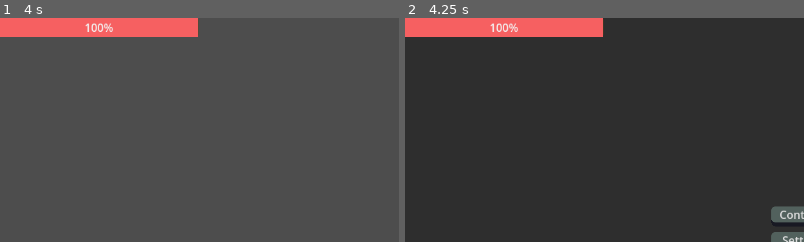
Above: before the commit, frames 1-2 (left to right).
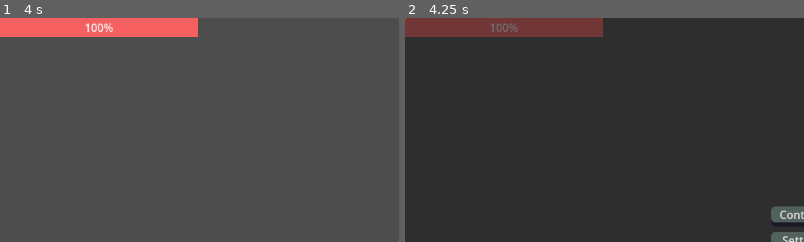
Above: after the commit, the same moments.

Repository: manschko/Knusper-Amigos
Game: Godot game, scene res://player/player.tscn
Same seed, same stepped clock (60 frames per second), same inputs: the game is played once before the commit and once after it. Before the commit the project starts from res://player_controller/3d/player.tscn.
Inputs (mouse positions are % of the whole screen's width and height, from its top left):
- Up to frame 1 (4 s): tap Enter at 0.5, 2, 3.5 s; move the mouse to (55, 50) at 0.52 s; hold Shift (sprint) 0.53-1.28 s; hold W (moving_forward) from 0.53 s (still down); tap Space (jump) at 0.77, 1.07, 1.25, 1.52, 1.55, 1.82, 2.1, 2.75, 3.02, 3.32, 3.77, 3.8 s; click (55, 50) at 0.8 s; move the mouse to (45, 50) at 1.27 s; click (45, 50) at 1.35 s; move the mouse to (52, 48) at 2.02 s; hold Shift (sprint) 2.03-2.78 s; move the mouse to (49, 52) at 2.77 s; tap Shift (sprint) at 2.85 s; click (49, 52) at 3.05 s; move the mouse to (57, 51) at 3.52 s; click (57, 51) at 3.6 s
- Up to frame 2 (4.25 s): keep holding W (moving_forward); tap Space (jump) at 4.07 s; tap Escape (ui_cancel) at 4.15 s
The pictures show only the part of the screen within x 0-50%, y 0-50%; the shares and areas given below are measured in that part.

Frame 1 is identical in both runs. In frame 2, 4.2% of the frame differs, in the area x 0-50%, y 0-9%.
Error after the commit: Cannot call method 'instantiate' on a null value. (res://player/player.gd:59)

Commit message:
feat: restrucur

Diff:
--- a/incremental/hud.tscn
+++ b/incremental/hud.tscn
@@ -71,8 +71,6 @@
 layout_mode = 2
 text = "Buy Speed"
 
-[node name="pauseMenu" parent="." unique_id=428125992 instance=ExtResource("3_sab5r")]
-
 [node name="healthBar" type="ProgressBar" parent="." unique_id=1043917419]
 offset_right = 286.0
 offset_bottom = 27.0
@@ -81,6 +79,8 @@
 value = 50.0
 script = ExtResource("4_pib85")
 
+[node name="pauseMenu" parent="." unique_id=428125992 instance=ExtResource("3_sab5r")]
+
 [connection signal="pressed" from="UpgradeDebug/VBoxContainer/add" to="crumbs" method="_on_add_pressed"]
 [connection signal="pressed" from="UpgradeDebug/VBoxContainer/remove" to="crumbs" method="_on_remove_pressed"]
 [connection signal="pressed" from="UpgradeDebug/VBoxContainer/BuyDamage" to="UpgradeDebug" method="_on_buy_damage_pressed"]
--- /dev/null
+++ b/player/TestFiield.tscn
@@ -0,0 +1,36 @@
+[gd_scene format=3 uid="uid://cytqj04fetqdk"]
+
+[ext_resource type="PackedScene" uid="uid://c3tf560egbc8g" path="res://player/player.tscn" id="1_fau70"]
+[ext_resource type="Texture2D" uid="uid://bdqbett1y1l06" path="res://prototype/kenney_prototype-textures/PNG/Dark/texture_09.png" id="2_n74t5"]
+[ext_resource type="PackedScene" uid="uid://kejqyvhe8sxh" path="res://player/projectiles/butter.tscn" id="3_i32mp"]
+
+[sub_resource type="Environment" id="Environment_n74t5"]
+background_mode = 1
+background_color = Color(0.722687, 0.815274, 1, 1)
+
+[sub_resource type="StandardMaterial3D" id="StandardMaterial3D_5f3fc"]
+albedo_texture = ExtResource("2_n74t5")
+uv1_scale = Vector3(100, 100, 100)
+
+[node name="PlayerTestField" type="Node3D" unique_id=237595271]
+
+[node name="DirectionalLight3D" type="DirectionalLight3D" parent="." unique_id=1457598361]
+transform = Transform3D(0.707107, -0.5, 0.5, 0, 0.707107, 0.707107, -0.707107, -0.5, 0.5, 0, 5.16095, 0)
+shadow_enabled = true
+
+[node name="WorldEnvironment" type="WorldEnvironment" parent="DirectionalLight3D" unique_id=1786488110]
+environment = SubResource("Environment_n74t5")
+
+[node name="CSGBox3D" type="CSGBox3D" parent="." unique_id=1616090276]
+transform = Transform3D(300, 0, 0, 0, 1, 0, 0, 0, 300, 0, 0, 0)
+use_collision = true
+material = SubResource("StandardMaterial3D_5f3fc")
+
+[node name="CSGBox3D2" type="CSGBox3D" parent="." unique_id=1224313295]
+transform = Transform3D(1, 0, 0, 0, 1, 0, 0, 0, 1, 2.53839, 1, 0)
+use_collision = true
+material = SubResource("StandardMaterial3D_5f3fc")
+
+[node name="MainPlayer" parent="." unique_id=1569197202 instance=ExtResource("1_fau70")]
+transform = Transform3D(1, 0, 0, 0, 1, 0, 0, 0, 1, 0, 1.5378692, 0)
+projectile = ExtResource("3_i32mp")
--- a/player_controller/3d/player.gd
+++ b/player/player.gd
@@ -13,8 +13,10 @@
 @export var jump_buffer_time = 0.2
 @export var jump_cut_multiplier = 0.5
 @export var speed_transition = 6.0
-@export var bobbing_amplitude = 0.1
+@export var bobbing_amplitude = 0.02
 @export var bobbing_frequency = 10.0
+@export var shot_cooldown:float = 1.0
+@export var projectile: PackedScene
 
 var stats: PlayerStats
 var current_health: float
@@ -23,6 +25,7 @@
 var coyote_timer = 0.0
 var jump_buffer_timer = 0.0
 var speed = 0.0
+var shoot_timer = shot_cooldown
 
 @onready var camera = $Camera3D
 var initial_camera_y = 0.0
@@ -34,7 +37,7 @@
 	speed = stats.walk_speed
 	health_changed.emit(current_health, stats.health)
 
-func take_damage(amount: float, originPosition : Vector3) -> void:
+func take_damage(amount: float) -> void:
 	current_health = max(current_health - amount, 0.0)
 	health_changed.emit(current_health, stats.health)
 	if current_health <= 0.0:
@@ -47,6 +50,22 @@
 # Get the gravity from the project settings to ensure consistency.
 var gravity = ProjectSettings.get_setting("physics/3d/default_gravity")
 
+func _process(delta: float) -> void:
+	handle_inputs(delta)
+
+func handle_inputs(delta: float):
+	if Input.is_action_just_pressed("shoot") and shot_cooldown <= shoot_timer:
+		shoot_timer = 0.0
+		var projectile = projectile.instantiate()
+		var force = 20
+		var direction = camera.global_basis * Vector3.FORWARD
+		projectile.position = position
+		projectile.linear_velocity = direction * force
+		get_parent().add_child(projectile)
+		print("Shoot!")
+
+	if shot_cooldown >= shoot_timer:
+		shoot_timer += delta
 # This function is called every physics frame, which is ideal for
 # handling physics-based movement
 func _physics_process(delta):
@@ -107,15 +126,15 @@
 
 	Input.is_action_just_pressed("sprint")
 	if Input.is_action_pressed("sprint"):
-		speed = lerp(speed, stats.sprint_speed, delta * speed_transition)
+		speed = lerp(speed, stats.sprint_speed, delta)
 	else:
-		speed = lerp(speed, stats.walk_speed, delta * speed_transition)
+		speed = lerp(speed, stats.walk_speed, delta)
 
 	# If there is movement input, set the horizontal velocity.
 	if direction:
 		velocity.x = direction.x * speed
 		velocity.z = direction.z * speed
-		bobbing_time += delta * bobbing_frequency
+		bobbing_time += delta * bobbing_frequency * speed
 		camera.position.y = initial_camera_y + bobbing_amplitude * sin(bobbing_time)
 	else:
 		# If there is no input, smoothly slow down the horizontal velocity.
--- /dev/null
+++ b/player/player.tscn
@@ -0,0 +1,72 @@
+[gd_scene format=3 uid="uid://c3tf560egbc8g"]
+
+[ext_resource type="Script" uid="uid://eo5d7yel47id" path="res://player/player.gd" id="1_rkbax"]
+[ext_resource type="PackedScene" uid="uid://ix00v1whpwlb" path="res://incremental/hud.tscn" id="3_rf0yd"]
+
+[sub_resource type="CapsuleShape3D" id="CapsuleShape3D_fsq37"]
+
+[sub_resource type="GDScript" id="GDScript_rf0yd"]
+script/source = "extends Camera3D
+
+@export var sensitivity = 0.2
+@export var max_pitch = 85.0
+@export var min_pitch = -85.0
+@export var invert_y = false
+
+var mouse_y_rotation = 0.0
+var mouse_x_rotation = 0.0
+
+func _ready():
+	# Lock the mouse when the game starts
+	Input.set_mouse_mode(Input.MOUSE_MODE_CAPTURED)
+	# Pick up any previously saved mouse settings right away.
+	# The \"mouse_sensitivity\" slider stores a 0-100 value; scale it so the
+	# slider's default of 50 matches this script's own default sensitivity.
+	sensitivity = SettingsManager.get_setting(\"mouse_sensitivity\", 50.0) * 0.004
+	invert_y = SettingsManager.get_setting(\"invert_mouse_y\", false)
+
+func set_mouse_sensitivity(percent: float) -> void:
+	sensitivity = percent * 0.004
+
+func set_invert_y(value: bool) -> void:
+	invert_y = value
+
+func _unhandled_input(event):
+	if event is InputEventMouseMotion:
+		# Rotate the parent node (horizontal rotation)
+		mouse_x_rotation -= event.relative.x * sensitivity
+		rotation.y = deg_to_rad(mouse_x_rotation)
+
+		# Rotate the camera node (vertical rotation)
+		var y_dir = -1.0 if invert_y else 1.0
+		mouse_y_rotation -= event.relative.y * sensitivity * y_dir
+		mouse_y_rotation = clamp(mouse_y_rotation, min_pitch, max_pitch)
+		rotation.x = deg_to_rad(mouse_y_rotation)
+
+	if event.is_action_pressed(\"ui_cancel\"): # Use a custom action for the menu
+		toggle_menu()
+
+func toggle_menu():
+	if Input.get_mouse_mode() == Input.MOUSE_MODE_CAPTURED:
+		Input.set_mouse_mode(Input.MOUSE_MODE_VISIBLE)
+	else:
+		Input.set_mouse_mode(Input.MOUSE_MODE_CAPTURED)
+"
+
+[sub_resource type="CapsuleMesh" id="CapsuleMesh_fsq37"]
+
+[node name="MainPlayer" type="CharacterBody3D" unique_id=1569197202]
+collision_layer = 2
+script = ExtResource("1_rkbax")
+
+[node name="CollisionShape3D" type="CollisionShape3D" parent="." unique_id=1700580211]
+shape = SubResource("CapsuleShape3D_fsq37")
+
+[node name="Camera3D" type="Camera3D" parent="." unique_id=1097929057]
+transform = Transform3D(1, 0, 0, 0, 1, 0, 0, 0, 1, 0, 0.399709, 0)
+script = SubResource("GDScript_rf0yd")
+
+[node name="MeshInstance3D" type="MeshInstance3D" parent="." unique_id=1904168984]
+mesh = SubResource("CapsuleMesh_fsq37")
+
+[node name="CanvasLayer" parent="." unique_id=763744515 instance=ExtResource("3_rf0yd")]
--- /dev/null
+++ b/player/projectiles/butter.gd
@@ -0,0 +1,40 @@
+extends RigidBody3D
+
+# Calibration points found by testing in the editor: the sprite's
+# rotation_degrees.z doesn't map 1:1 to the flight angle, but it is close
+# enough to linear between these two known points.
+# Flight angle 45° (up)  -> sprite z rotation 0°
+# Flight angle -45° (down) -> sprite z rotation 70°
+const ANGLE_UP_DEG := 45.0
+const ANGLE_DOWN_DEG := -45.0
+const Z_ROT_UP_DEG := 0.0
+const Z_ROT_DOWN_DEG := 70.0
+
+@onready var sprite: Sprite3D = $Sprite3D
+
+func _ready() -> void:
+	pass
+
+func _process(_delta: float) -> void:
+	var camera := get_viewport().get_camera_3d()
+	if camera == null:
+		return
+
+	# The whole body (and its CollisionShape3D child) faces the camera
+	# horizontally, same as a Y-locked billboard would.
+	var target := camera.global_position
+	target.y = global_position.y
+	if target.distance_to(global_position) > 0.001:
+		look_at(target, Vector3.UP)
+
+	# The sprite then tilts locally on top of that to reflect the flight direction.
+	var velocity := linear_velocity
+	if velocity.length() <= 0.1:
+		return
+
+	var horizontal_speed := Vector2(velocity.x, velocity.z).length()
+	var angle_deg := rad_to_deg(atan2(velocity.y, horizontal_speed))
+
+	var t := inverse_lerp(ANGLE_UP_DEG, ANGLE_DOWN_DEG, angle_deg)
+	t = clampf(t, 0.0, 1.0)
+	sprite.rotation_degrees.z = lerp(Z_ROT_UP_DEG, Z_ROT_DOWN_DEG, t)
--- /dev/null
+++ b/player/projectiles/butter.tscn
@@ -0,0 +1,18 @@
+[gd_scene format=3 uid="uid://kejqyvhe8sxh"]
+
+[ext_resource type="Script" uid="uid://dekh1r2fh3ya7" path="res://player/projectiles/butter.gd" id="1_dsh0q"]
+[ext_resource type="Texture2D" uid="uid://becjrvs1b8epv" path="res://assets/butter.png" id="2_drxui"]
+
+[sub_resource type="BoxShape3D" id="BoxShape3D_mmu5l"]
+size = Vector3(1, 0.2, 1)
+
+[node name="Butter" type="RigidBody3D" unique_id=1667415981]
+collision_layer = 4
+script = ExtResource("1_dsh0q")
+
+[node name="CollisionShape3D" type="CollisionShape3D" parent="." unique_id=2086534568]
+shape = SubResource("BoxShape3D_mmu5l")
+
+[node name="Sprite3D" type="Sprite3D" parent="." unique_id=1064221733]
+flip_h = true
+texture = ExtResource("2_drxui")
--- a/player_controller/3d/player.tscn
+++ b/player_controller/3d/player.tscn
@@ -1,16 +1,195 @@
-[gd_scene format=3 uid="uid://c3tf560egbc8g"]
-
-[ext_resource type="Script" uid="uid://eo5d7yel47id" path="res://player_controller/3d/player.gd" id="1_x2kuh"]
-[ext_resource type="Script" uid="uid://b3ma2mus12o8j" path="res://player_controller/3d/camera_3d.gd" id="2_am31l"]
+[gd_scene format=3 uid="uid://cf0dw4af5l6t5"]
+
 [ext_resource type="PackedScene" uid="uid://ix00v1whpwlb" path="res://incremental/hud.tscn" id="3_rf0yd"]
 [ext_resource type="Resource" path="res://incremental/upgrades/base_player_stats.tres" id="4_stats"]
 
+[sub_resource type="GDScript" id="GDScript_ebmhy"]
+script/source = "# The script is attached to a CharacterBody3D node.
+extends CharacterBody3D
+class_name Player
+
+signal health_changed(current: float, max_health: float)
+signal died
+
+@export var base_stats: PlayerStats
+
+# Movement feel tuning - not part of PlayerStats since these aren't upgraded.
+@export var jump_velocity = 4.5
+@export var coyote_time = 0.2
+@export var jump_buffer_time = 0.2
+@export var jump_cut_multiplier = 0.5
+@export var speed_transition = 6.0
+@export var bobbing_amplitude = 0.1
+@export var bobbing_frequency = 10.0
+
+var stats: PlayerStats
+var current_health: float
+
+var bobbing_time = 0.0
+var coyote_timer = 0.0
+var jump_buffer_timer = 0.0
+var speed = 0.0
+
+@onready var camera = $Camera3D
+var initial_camera_y = 0.0
+
+func _ready():
+	initial_camera_y = camera.position.y
+	stats = UpgradeManager.get_effective_stats(base_stats)
+	current_health = stats.health
+	speed = stats.walk_speed
+	health_changed.emit(current_health, stats.health)
+
+func take_damage(amount: float, originPosition : Vector3) -> void:
+	current_health = max(current_health - amount, 0.0)
+	health_changed.emit(current_health, stats.health)
+	if current_health <= 0.0:
+		died.emit()
+
+func heal(amount: float) -> void:
+	current_health = min(current_health + amount, stats.health)
+	health_changed.emit(current_health, stats.health)
+
+# Get the gravity from the project settings to ensure consistency.
+var gravity = ProjectSettings.get_setting(\"physics/3d/default_gravity\")
+
+# This function is called every physics frame, which is ideal for
+# handling physics-based movement
+func _physics_process(delta):
+
+	# Handle the jump input.
+	handle_jump(delta)
+	handle_movement(delta)
+
+
+
+
+func handle_jump(delta):
+
+	# Apply gravity. It's a continuous force applied to the y-velocity.
+	var current_gravity = gravity
+	if velocity.y > 0:  # Ascending
+		current_gravity = gravity * 1 - jump_cut_multiplier  # Reduce gravity
+	elif velocity.y < 0:  # Descending
+		current_gravity = gravity * 1 + jump_cut_multiplier  # Increase gravity
+	else:
+		current_gravity = gravity  # Default gravity
+
+	if not is_on_floor():
+		velocity.y -= current_gravity * delta
+		coyote_timer -= delta
+	else:
+		coyote_timer = coyote_time
+
+	# Jump buffer
+	if Input.is_action_just_pressed(\"jump\"):
+		jump_buffer_timer = jump_buffer_time
+	else:
+		jump_buffer_timer -= delta
+
+	if jump_buffer_timer > 0 and (coyote_timer > 0 or is_on_floor()):
+		velocity.y = jump_velocity
+		coyote_timer = 0
+		jump_buffer_timer = 0
+
+
+#todo stops to abruply especially in the air
+func handle_movement(delta):
+	# Get the input direction from the actions defined in the Input Map.
+	# get_vector() returns a normalized Vector2 from the four actions,
+	# making it easy to handle WASD-like input.
+	var input_dir = Input.get_vector(\"moving_left\", \"moving_right\", \"moving_forward\", \"moving_backward\")
+
+	# Calculate the 3D movement direction.
+	# `transform.basis` is used to convert the local input direction
+	# into a global direction relative to the character's rotation.
+
+	var flat_basis = camera.transform.basis
+	flat_basis.y = Vector3.ZERO
+	flat_basis.z.y = 0
+	flat_basis.x.y = 0
+	flat_basis = flat_basis.orthonormalized()  # Ensure the basis remains orthonormal
+	var direction = (flat_basis * Vector3(input_dir.x, 0, input_dir.y)).normalized()
+
+	Input.is_action_just_pressed(\"sprint\")
+	if Input.is_action_pressed(\"sprint\"):
+		speed = lerp(speed, stats.sprint_speed, delta * speed_transition)
+	else:
+		speed = lerp(speed, stats.walk_speed, delta * speed_transition)
+
+	# If there is movement input, set the horizontal velocity.
+	if direction:
+		velocity.x = direction.x * speed
+		velocity.z = direction.z * speed
+		bobbing_time += delta * bobbing_frequency
+		camera.position.y = initial_camera_y + bobbing_amplitude * sin(bobbing_time)
+	else:
+		# If there is no input, smoothly slow down the horizontal velocity.
+		velocity.x = move_toward(velocity.x, 0, speed)
+		velocity.z = move_toward(velocity.z, 0, speed)
+		bobbing_time = 0.0  # Reset bobbing when not moving
+		camera.position.y = initial_camera_y
+
+
+	# Use `move_and_slide()` to apply the final calculated velocity.
+	# This function handles collision and sliding along surfaces.
+	move_and_slide()
+"
+
 [sub_resource type="CapsuleShape3D" id="CapsuleShape3D_fsq37"]
 
+[sub_resource type="GDScript" id="GDScript_rf0yd"]
+script/source = "extends Camera3D
+
+@export var sensitivity = 0.2
+@export var max_pitch = 85.0
+@export var min_pitch = -85.0
+@export var invert_y = false
+
+var mouse_y_rotation = 0.0
+var mouse_x_rotation = 0.0
+
+func _ready():
+	# Lock the mouse when the game starts
+	Input.set_mouse_mode(Input.MOUSE_MODE_CAPTURED)
+	# Pick up any previously saved mouse settings right away.
+	# The \"mouse_sensitivity\" slider stores a 0-100 value; scale it so the
+	# slider's default of 50 matches this script's own default sensitivity.
+	sensitivity = SettingsManager.get_setting(\"mouse_sensitivity\", 50.0) * 0.004
+	invert_y = SettingsManager.get_setting(\"invert_mouse_y\", false)
+
+func set_mouse_sensitivity(percent: float) -> void:
+	sensitivity = percent * 0.004
+
+func set_invert_y(value: bool) -> void:
+	invert_y = value
+
+func _unhandled_input(event):
+	if event is InputEventMouseMotion:
+		# Rotate the parent node (horizontal rotation)
+		mouse_x_rotation -= event.relative.x * sensitivity
+		rotation.y = deg_to_rad(mouse_x_rotation)
+
+		# Rotate the camera node (vertical rotation)
+		var y_dir = -1.0 if invert_y else 1.0
+		mouse_y_rotation -= event.relative.y * sensitivity * y_dir
+		mouse_y_rotation = clamp(mouse_y_rotation, min_pitch, max_pitch)
+		rotation.x = deg_to_rad(mouse_y_rotation)
+
+	if event.is_action_pressed(\"ui_cancel\"): # Use a custom action for the menu
+		toggle_menu()
+
+func toggle_menu():
+	if Input.get_mouse_mode() == Input.MOUSE_MODE_CAPTURED:
+		Input.set_mouse_mode(Input.MOUSE_MODE_VISIBLE)
+	else:
+		Input.set_mouse_mode(Input.MOUSE_MODE_CAPTURED)
+"
+
 [sub_resource type="CapsuleMesh" id="CapsuleMesh_fsq37"]
 
 [node name="Player" type="CharacterBody3D" unique_id=1569197202]
-script = ExtResource("1_x2kuh")
+script = SubResource("GDScript_ebmhy")
 base_stats = ExtResource("4_stats")
 
 [node name="CollisionShape3D" type="CollisionShape3D" parent="." unique_id=1700580211]
@@ -18,7 +197,7 @@
 
 [node name="Camera3D" type="Camera3D" parent="." unique_id=1097929057]
 transform = Transform3D(1, 0, 0, 0, 1, 0, 0, 0, 1, 0, 0.399709, 0)
-script = ExtResource("2_am31l")
+script = SubResource("GDScript_rf0yd")
 
 [node name="MeshInstance3D" type="MeshInstance3D" parent="." unique_id=1904168984]
 mesh = SubResource("CapsuleMesh_fsq37")
--- a/project.godot
+++ b/project.godot
@@ -29,6 +29,8 @@
 [file_customization]
 
 folder_colors={
+"res://assets/": "pink",
+"res://player/": "orange",
 "res://ui/": "green"
 }
 
@@ -64,6 +66,17 @@
 "events": [Object(InputEventKey,"resource_local_to_scene":false,"resource_name":"","device":-1,"window_id":0,"alt_press …(195 unchanged characters)…
 ]
 }
+shoot={
+"deadzone": 0.2,
+"events": [Object(InputEventMouseButton,"resource_local_to_scene":false,"resource_name":"","device":-1,"window_id":0,"alt_pressed":false,"shift_pressed":false,"ctrl_pressed":false,"meta_pressed":false,"button_mask":0,"position":Vector2(0, 0),"global_position":Vector2(0, 0),"factor":1.0,"button_index":1,"canceled":false,"pressed":false,"double_click":false,"script":null)
+]
+}
+
+[layer_names]
+
+3d_physics/layer_1="Environment"
+3d_physics/layer_2="Player"
+3d_physics/layer_3="Projectile"
 
 [rendering]
 
--- a/ui/pause/pause_menu.tscn
+++ b/ui/pause/pause_menu.tscn
@@ -2,6 +2,7 @@
 
 [ext_resource type="Script" uid="uid://dyfudaxl7cmwx" path="res://ui/pause/pause_menu.gd" id="1_w42b2"]
 [ext_resource type="Theme" uid="uid://b0vja5wtseub3" path="res://ui/UI_theme.tres" id="2_k8vbq"]
+[ext_resource type="PackedScene" uid="uid://cl0vl037l6o4k" path="res://ui/settings/settings_menu.tscn" id="2_ukcsy"]
 
 [node name="pauseMenu" type="PanelContainer" unique_id=428125992]
 process_mode = 3
@@ -12,6 +13,7 @@
 grow_horizontal = 2
 grow_vertical = 2
 script = ExtResource("1_w42b2")
+settingsScene = ExtResource("2_ukcsy")
 
 [node name="CenterContainer" type="CenterContainer" parent="." unique_id=1015153494]
 layout_mode = 2
Binary file added: assets/butter.png
Not shown, added: assets/butter.png.import
Renamed: player_controller/3d/camera_3d.gd -> player/camera_3d.gd
Renamed: player_controller/3d/camera_3d.gd.uid -> player/camera_3d.gd.uid
Renamed: player_controller/3d/player.gd.uid -> player/player.gd.uid
Not shown, added: player/projectiles/butter.gd.uid
